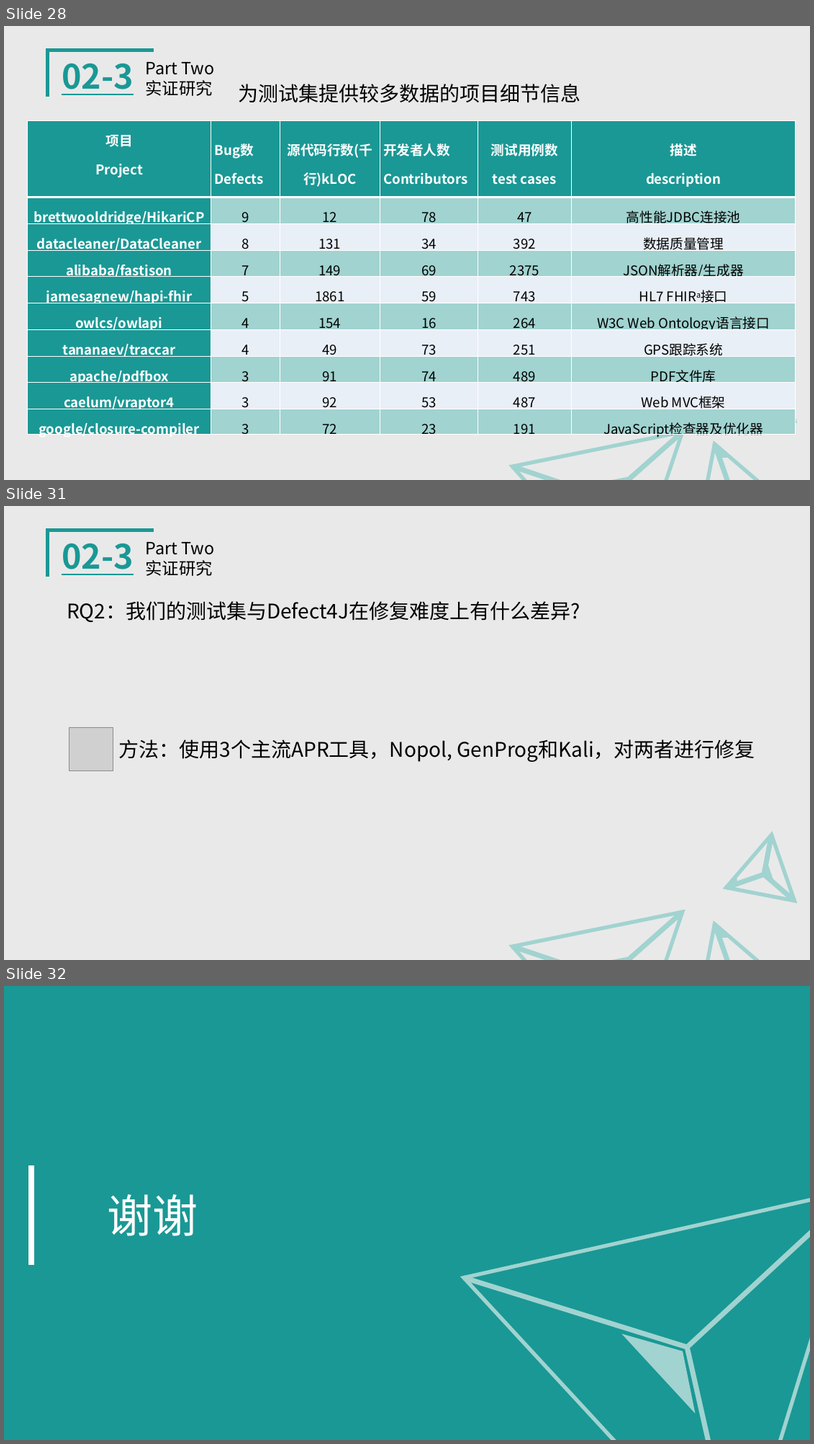
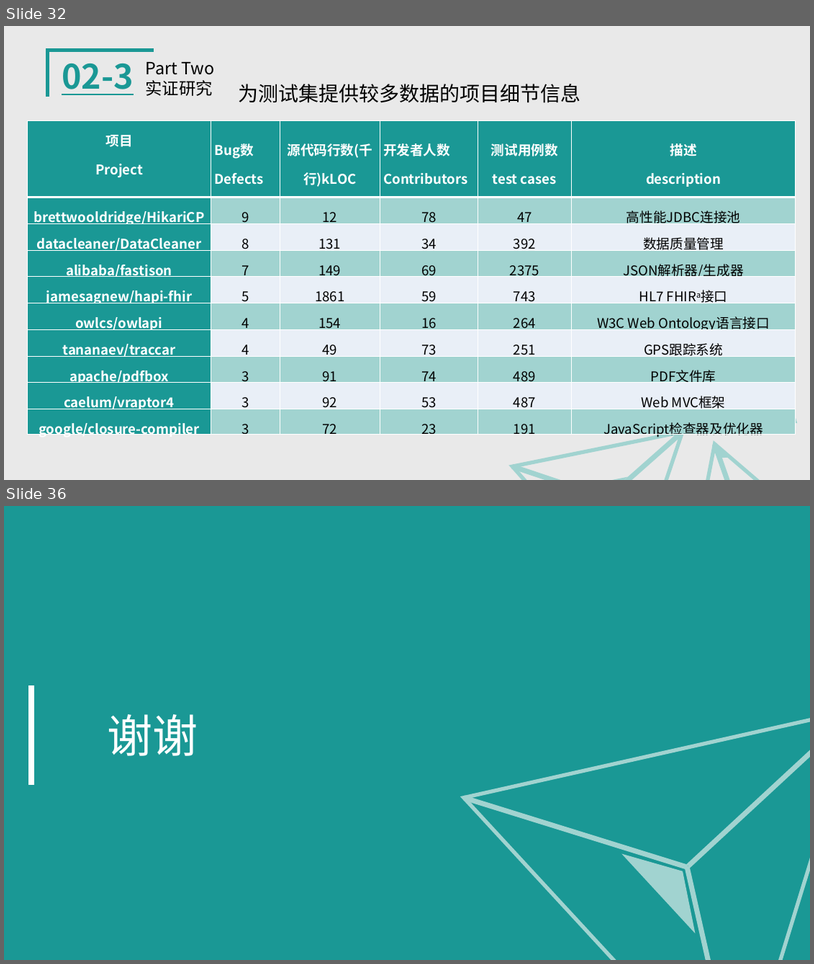
Before and after one commit to Ggiiljj/BALL_Date, a slide deck: 小组作业/SE2019春-G06-翻转课堂自动程序修复.pptx. Shown one above the other, each under a label of ours: slides 28, 31 and 32 before the commit, slides 32 and 36 after it; the slides between them are not shown. The pictures are 814x1444 and 814x964 pixels, drawn with LibreOffice and Linux fonts; fonts in the diff are those of the drawing; grey boxes stand for pictures. Boxes give left, top, right and bottom in pixels: in the first picture for what was removed or moved away, otherwise in the second. Text is boxed around its words. In the diff, an @@ line names an element or a change of style, - is before the commit and + after.

```diff
--- a/小组作业/SE2019春-G06-翻转课堂自动程序修复.pptx
+++ b/小组作业/SE2019春-G06-翻转课堂自动程序修复.pptx
@@ slide 31 removed at box(4, 506, 810, 960), background #E9E9E9; not listed: 14 template elements that a slide beside it also shows @@
@@ text removed at box(62, 543, 134, 575) @@
-02-3
@@ text removed at box(145, 542, 214, 576) @@
-Part Two
-实证研究
@@ text removed at box(67, 601, 580, 622) @@
-RQ2：我们的测试集与Defect4J在修复难度上有什么差异?
@@ picture removed at box(70, 727, 113, 771) @@
@@ text removed at box(119, 739, 755, 762) @@
-方法：使用3个主流APR工具，Nopol, GenProg和Kali，对两者进行修复
@@ what was slide 28 is now slide 32 @@
@@ what was slide 32 is now slide 36 @@
```
Also in this commit, not shown: 9 slides changed, 5 slides added, 3 other files.
